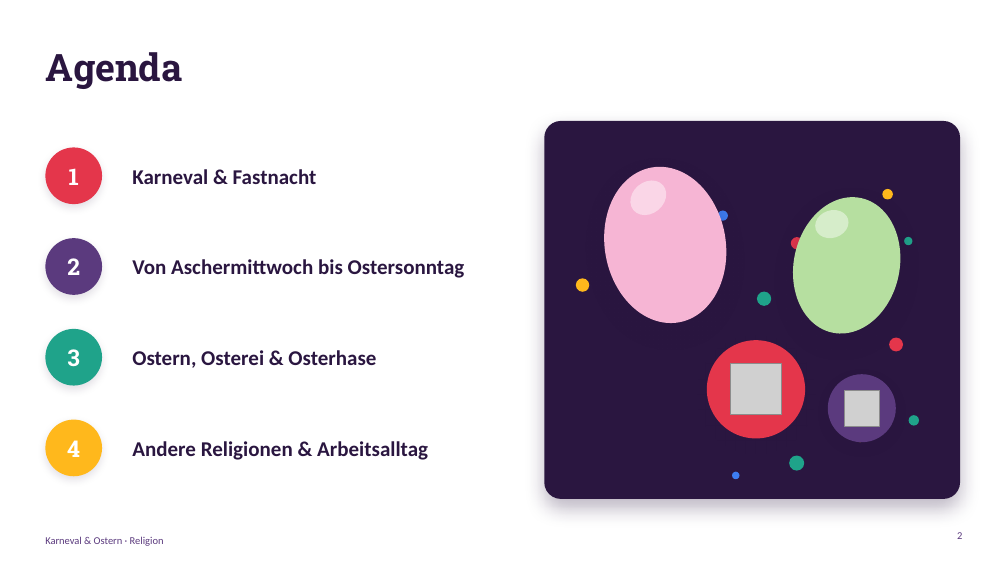
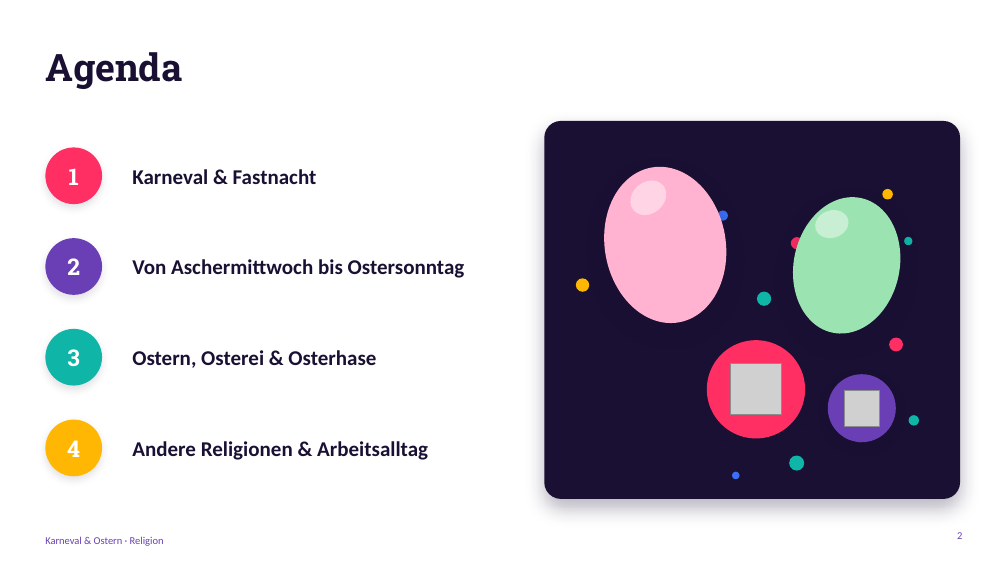
Before and after one commit to Flxrian/Erinnerung, a slide deck: slide 2 of Karneval_und_Ostern.pptx. Drawn at 1008x567 pixels with LibreOffice and Linux fonts; fonts in the diff are those of the drawing; grey boxes stand for pictures; background and template pictures are left out. Boxes give left, top, right and bottom in pixels: in the first picture for what was removed or moved away, otherwise in the second. Text is boxed around its words. In the diff, an @@ line names an element or a change of style, - is before the commit and + after.

```diff
--- a/Karneval_und_Ostern.pptx
+++ b/Karneval_und_Ostern.pptx
@@ text colour #2A1640 to #1A1033 in 5 elements at (x1=132, y1=169, x2=317, y2=184), (x1=132, y1=259, x2=465, y2=278), (x1=132, y1=350, x2=376, y2=368), (x1=132, y1=441, x2=428, y2=460), (x1=45, y1=52, x2=182, y2=89) @@
@@ ellipse at (x1=45, y1=147, x2=102, y2=204): fill #E4364B to #FF2E63; shadow changed @@
@@ rounded rectangle at (x1=544, y1=121, x2=960, y2=499): fill #2A1640 to #1A1033; shadow changed @@
@@ ellipse at (x1=592, y1=157, x2=739, y2=333): fill #F6B5D4 to #FFB3D1; shadow changed @@
@@ ellipse at (x1=781, y1=187, x2=913, y2=344): fill #B6DFA0 to #9BE3B0; shadow changed @@
@@ ellipse at (x1=45, y1=238, x2=102, y2=295): fill #5B3A7E to #6A3FB5; shadow changed @@
@@ ellipse at (x1=718, y1=210, x2=728, y2=221): fill #3D7DF2 to #3A6FF7 @@
@@ ellipse at (x1=791, y1=237, x2=803, y2=250): fill #E4364B to #FF2E63 @@
@@ fill #1FA38A to #0FB5A6 in 4 elements at (x1=909, y1=415, x2=920, y2=426), (x1=789, y1=456, x2=805, y2=471), (x1=904, y1=237, x2=913, y2=245), (x1=757, y1=292, x2=771, y2=306) @@
@@ ellipse at (x1=45, y1=329, x2=102, y2=386): fill #1FA38A to #0FB5A6; shadow changed @@
@@ ellipse at (x1=707, y1=340, x2=805, y2=439): fill #E4364B to #FF2E63; shadow changed @@
@@ ellipse at (x1=889, y1=337, x2=903, y2=351): fill #E4364B to #FF2E63 @@
@@ ellipse at (x1=828, y1=374, x2=896, y2=442): fill #5B3A7E to #6A3FB5; shadow changed @@
@@ ellipse at (x1=45, y1=420, x2=102, y2=476): fill #FFB81C to #FFB703; shadow changed @@
@@ fill #FFB81C to #FFB703 in 4 elements at (x1=817, y1=270, x2=826, y2=278), (x1=882, y1=189, x2=893, y2=200), (x1=576, y1=278, x2=590, y2=292), (x1=854, y1=428, x2=868, y2=442) @@
@@ ellipse at (x1=732, y1=472, x2=740, y2=479): fill #3D7DF2 to #3A6FF7 @@
@@ text "Karneval & Ostern · Religion" at (x1=45, y1=536, x2=164, y2=546): text colour #5B3A7E to #6A3FB5 @@
@@ page number at (x1=957, y1=532, x2=962, y2=539): text colour #5B3A7E to #6A3FB5 @@
```
Also in this commit, not shown: 17 other slides changed.
